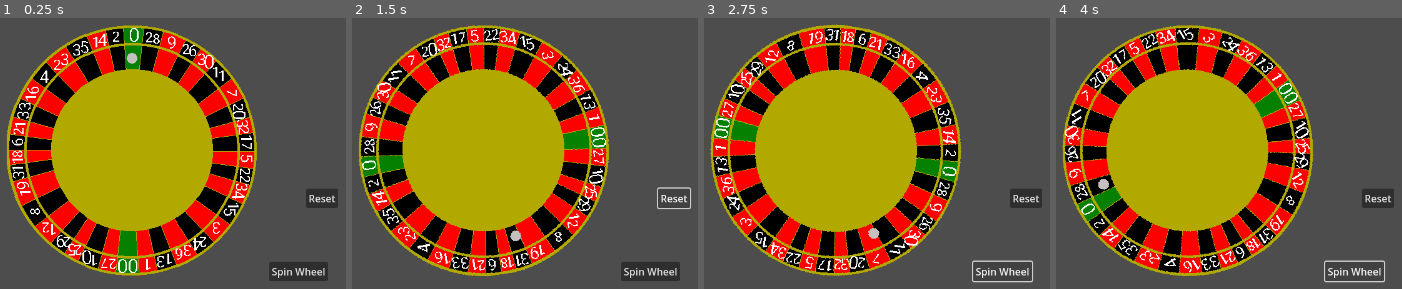
Above: before the commit, frames 1-4 (left to right).
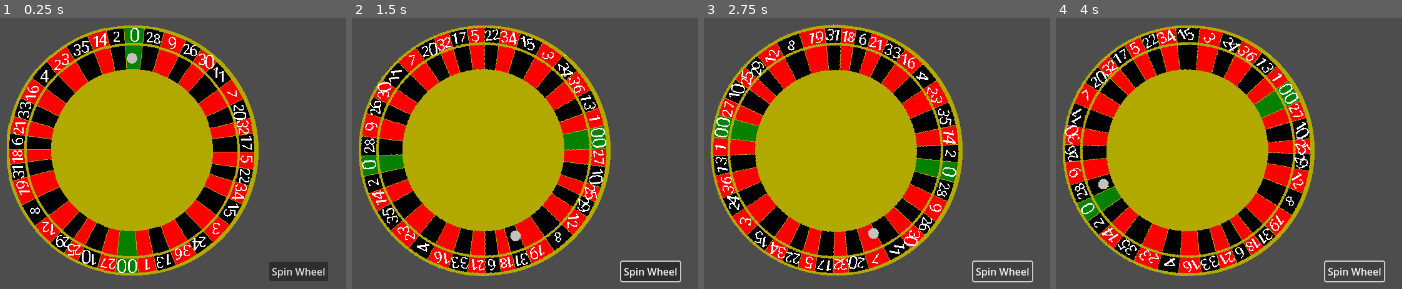
Above: after the commit, the same moments.

Repository: OwenFrakes/congressAppChallenge
Game: Godot game, scene res://Scenes/Roulette.tscn
Two runs of this game, one before a commit and one after it. Both use one fixed random seed, a clock stepped at 60 frames per second and the inputs below. This scene is started directly instead of the project's main scene.
Inputs (mouse positions are in pixels of both pictures, inside the frame that each line leads up to):
- Up to frame 1 (0.25 s): no input
- Up to frame 2 (1.5 s): click "Spin Wheel" at 0.5 s; click (673, 199) at 1.25 s, where only the run before the commit has a clickable "Reset"
- Up to frame 3 (2.75 s): click "Spin Wheel" at 2 s
- Up to frame 4 (4 s): click "Spin Wheel" at 2.75 s

The runs differ from the first frame. In frame 1, 7.3% of the frame differs, in the area x 2-98%, y 2-96%; in frame 2, 6.9%; in frame 3, 7.1%; in frame 4, 7.2%.

Commit message:
Finding where the ball lands
Moved all the code to when the ball stops instead of when the wheel stops. Also made the wheel more accutrate based on global rotation.

Diff:
--- a/Scenes/Roulette.tscn
+++ b/Scenes/Roulette.tscn
@@ -7,16 +7,21 @@
 
 [node name="Roulette" type="Node2D"]
 
+[node name="Hidden wheel" type="Sprite2D" parent="."]
+position = Vector2(649, 332)
+texture = ExtResource("1_03cgx")
+
 [node name="Roulette wheel" type="Sprite2D" parent="."]
 texture_filter = 1
 position = Vector2(646, 332)
-rotation = 0.00677012
+rotation = 0.0115558
 texture = ExtResource("1_03cgx")
 script = ExtResource("2_11oam")
 
 [node name="Ball" type="Sprite2D" parent="."]
 texture_filter = 1
 position = Vector2(647, 331)
+rotation = 0.00206168
 texture = ExtResource("3_b2ls2")
 script = ExtResource("4_q07vo")
 
@@ -26,10 +31,3 @@
 offset_right = 960.0
 offset_bottom = 541.0
 text = "Spin Wheel"
-
-[node name="Button2" type="Button" parent="."]
-offset_left = 925.0
-offset_top = 393.0
-offset_right = 976.0
-offset_bottom = 424.0
-text = "Reset"
--- a/Scenes/ball.gd
+++ b/Scenes/ball.gd
@@ -30,6 +30,91 @@
 				spinning = false
 			#set rotation to new current angle
 			self.rotation = current_angle
+		if !spinning:
+			var angle=$"../Roulette wheel".global_rotation_degrees
+			var ball_angle= self.global_rotation_degrees
+			print(angle)
+			print(ball_angle)
+			angle = angle+ball_angle*-1
+			print(angle)
+			var new_angle: int=angle
+			print(new_angle%180)
+			if new_angle%180>=5 && new_angle%180<=12:
+				print("2, BLACK, EVEN, 1-18, 1st 12, 2nd 2 to 1")
+			elif new_angle%180>=13 && new_angle%180<=21:
+				print("14, RED, EVEN, 1-18, 2nd 12, 2nd 2 to 1")
+			elif new_angle%180>=22 && new_angle%180<=32:
+				print("35, BLACK, ODD, 19-36, 3rd 12, 2nd 2 to 1")
+			elif new_angle%180>=33 && new_angle%180<=44:
+				print("23, RED, ODD, 19-36, 2nd 12, 2nd 2 to 1")
+			elif new_angle%180>=45 && new_angle%180<=54:
+				print("4, BLACK, EVEN, 1-18, 1st 12, 1st 2 to 1")
+			elif new_angle%180>=55 && new_angle%180<=65:
+				print("16, RED, EVEN, 1-18, 2nd 12, 1st 2 to 1")
+			elif new_angle%180>=66 && new_angle%180<=74:
+				print("33, BLACK, ODD, 19-36, 3rd 12, 3rd 2 to 1")
+			elif new_angle%180>=75 && new_angle%180<=82:
+				print("21, RED, ODD, 19-36, 2nd 12, 3rd 2 to 1")
+			elif new_angle%180>=83 && new_angle%180<=90:
+				print("6, BLACK, EVEN, 1-18, 1st 12, 3rd 2 to 1")
+			elif new_angle%180>=91 && new_angle%180<=96:
+				print("18, RED, EVEN, 1-18, 2nd 12, 3rd 2 to 1")
+			elif new_angle%180>=97 && new_angle%180<=104:
+				print("31, BLACK, ODD, 19-36, 3rd 12, 1st 2 to 1")
+			elif new_angle%180>=105 && new_angle%180<=117:
+				print("19, RED, ODD, 19-36, 2nd 12, 1st 2 to 1")
+			elif new_angle%180>=118 && new_angle%180<=128:
+				print("8, BLACK, EVEN, 1-18, 1st 12, 2nd 2 to 1")
+			elif new_angle%180>=129 && new_angle%180<=139:
+				print("12, RED, EVEN, 1-18, 1st 12, 3rd 2 to 1")
+			elif new_angle%180>=140 && new_angle%180<=147:
+				print("29, BLACK, ODD, 19-36, 3rd 12, 2nd 2 to 1")
+			elif new_angle%180>=148 && new_angle%180<=154:
+				print("25, RED, ODD, 19-36, 3rd 12, 1st 2 to 1")
+			elif new_angle%180>=155 && new_angle%180<=164:
+				print("10, BLACK, EVEN, 1-18, 1st 12, 1st 2 to 1")
+			elif new_angle%180>=165 && new_angle%180<=172:
+				print("27, RED, ODD, 19-36, 3rd 12, 3rd 2 to 1")
+			elif new_angle%180>=-4 && new_angle%180<=4:
+				print("0, Green")
+			elif new_angle%180>=-175 && new_angle%180<=-167:
+				print("1, RED, ODD, 1-18, 1st 12, 1st 2 to 1")
+			elif new_angle%180>=-166 && new_angle%180<=-158:
+				print("13, BLACK, ODD, 1-18, 2nd 12, 1st 2 to 1")
+			elif new_angle%180>=-157 && new_angle%180<=-147:
+				print("36, RED, EVEN, 19-36, 3rd 12, 3rd 2 to 1")
+			elif new_angle%180>=-146 && new_angle%180<=-138:
+				print("24, BLACK, EVEN, 19-36, 2nd 12, 3rd 2 to 1")
+			elif new_angle%180>=-137 && new_angle%180<=-126:
+				print("3, RED, ODD, 1-18, 1st 12, 3rd 2 to 1")
+			elif new_angle%180>=-125 && new_angle%180<=-115:
+				print("15, BLACK, ODD, 1-18, 2nd 12, 3rd 2 to 1")
+			elif new_angle%180>=-114 && new_angle%180<=-106:
+				print("34, RED, EVEN, 19-36, 3rd 12, 1st 2 to 1")
+			elif new_angle%180>=-105 && new_angle%180<=-98:
+				print("22, BLACK, EVEN, 19-36, 2nd 12, 1st 2 to 1")
+			elif new_angle%180>=-97 && new_angle%180<=-89:
+				print("5, RED, ODD, 1-18, 1st 12, 2nd 2 to 1")
+			elif new_angle%180>=-88 && new_angle%180<=-81:
+				print("17, BLACK, ODD, 1-18, 2nd 12, 2nd 2 to 1")
+			elif new_angle%180>=-80 && new_angle%180<=-73:
+				print("32, RED, EVEN, 19-36, 3rd 12, 2nd 2 to 1")
+			elif new_angle%180>=-72 && new_angle%180<=-65:
+				print("20, BLACK, EVEN, 19-36, 2nd 12, 2nd 2 to 1")
+			elif new_angle%180>=-64 && new_angle%180<=-54:
+				print("7, RED, ODD, 1-18, 1st 12, 1st 2 to 1")
+			elif new_angle%180>=-53 && new_angle%180<=-43:
+				print("11, BLACK, ODD, 1-18, 1st 12, 2nd 2 to 1")
+			elif new_angle%180>=-42 && new_angle%180<=-33:
+				print("30, RED, EVEN, 19-36, 3rd 12, 3rd 2 to 1")
+			elif new_angle%180>=-32 && new_angle%180<=-26:
+				print("26, BLACK, EVEN, 19-36, 3rd 12, 2nd 2 to 1")
+			elif new_angle%180>=-25 && new_angle%180<=-15:
+				print("9, RED, ODD, 1-18, 1st 12, 3rd 2 to 1")
+			elif new_angle%180>=-14 && new_angle%180<=-5:
+				print("28, BLACK, EVEN, 19-36, 3rd 12, 1st 2 to 1")
+			else:
+				print("00, Green")
 func on_button_pressed():
 	#create a random power for the ball
 	spin_velocity = randf_range(-1000,-10000)
--- a/Scenes/roulette_wheel.gd
+++ b/Scenes/roulette_wheel.gd
@@ -34,92 +34,91 @@
 			#set rotation to new current angle
 			self.rotation = current_angle
 
-		if !spinning:
-			var angle=self.rotation
-			var ball = $"../Ball"
-			var ball_angle=ball.rotation
-			print(angle)
-			print(ball_angle)
-			angle = abs(angle+ball_angle)
-			print(angle)
-			var new_angle: int=angle
-			print(new_angle%360)
-			if new_angle%360>=346 && new_angle%360<=354:
-				print("2, BLACK, EVEN, 1-18, 1st 12, 2nd 2 to 1")
-			elif new_angle%360>=335 && new_angle%360<=345:
-				print("14, RED, EVEN, 1-18, 2nd 12, 2nd 2 to 1")
-			elif new_angle%360>=326 && new_angle%360<=334:
-				print("35, BLACK, ODD, 19-36, 3rd 12, 2nd 2 to 1")
-			elif new_angle%360>=317 && new_angle%360<=325:
-				print("23, RED, ODD, 19-36, 2nd 12, 2nd 2 to 1")
-			elif new_angle%360>=306 && new_angle%360<=316:
-				print("4, BLACK, EVEN, 1-18, 1st 12, 1st 2 to 1")
-			elif new_angle%360>=296 && new_angle%360<=305:
-				print("16, RED, EVEN, 1-18, 2nd 12, 1st 2 to 1")
-			elif new_angle%360>=286 && new_angle%360<=295:
-				print("33, BLACK, ODD, 19-36, 3rd 12, 3rd 2 to 1")
-			elif new_angle%360>=279 && new_angle%360<=285:
-				print("21, RED, ODD, 19-36, 2nd 12, 3rd 2 to 1")
-			elif new_angle%360>=270 && new_angle%360<=278:
-				print("6, BLACK, EVEN, 1-18, 1st 12, 3rd 2 to 1")
-			elif new_angle%360>=262 && new_angle%360<=269:
-				print("18, RED, EVEN, 1-18, 2nd 12, 3rd 2 to 1")
-			elif new_angle%360>=254 && new_angle%360<=261:
-				print("31, BLACK, ODD, 19-36, 3rd 12, 1st 2 to 1")
-			elif new_angle%360>=245 && new_angle%360<=253:
-				print("19, RED, ODD, 19-36, 2nd 12, 1st 2 to 1")
-			elif new_angle%360>=234 && new_angle%360<=244:
-				print("8, BLACK, EVEN, 1-18, 1st 12, 2nd 2 to 1")
-			elif new_angle%360>=223 && new_angle%360<=233:
-				print("12, RED, EVEN, 1-18, 1st 12, 3rd 2 to 1")
-			elif new_angle%360>=213 && new_angle%360<=222:
-				print("29, BLACK, ODD, 19-36, 3rd 12, 2nd 2 to 1")
-			elif new_angle%360>=202 && new_angle%360<=212:
-				print("25, RED, ODD, 19-36, 3rd 12, 1st 2 to 1")
-			elif new_angle%360>=193 && new_angle%360<=201:
-				print("10, BLACK, EVEN, 1-18, 1st 12, 1st 2 to 1")
-			elif new_angle%360>=184 && new_angle%360<=192:
-				print("27, RED, ODD, 19-36, 3rd 12, 3rd 2 to 1")
-			elif new_angle%360>=173 && new_angle%360<=183:
-				print("00, Green")
-			elif new_angle%360>=165 && new_angle%360<=172:
-				print("1, RED, ODD, 1-18, 1st 12, 1st 2 to 1")
-			elif new_angle%360>=155 && new_angle%360<=165:
-				print("13, BLACK, ODD, 1-18, 2nd 12, 1st 2 to 1")
-			elif new_angle%360>=148 && new_angle%360<=154:
-				print("36, RED, EVEN, 19-36, 3rd 12, 3rd 2 to 1")
-			elif new_angle%360>=140 && new_angle%360<=147:
-				print("24, BLACK, EVEN, 19-36, 2nd 12, 3rd 2 to 1")
-			elif new_angle%360>=129 && new_angle%360<=139:
-				print("3, RED, ODD, 1-18, 1st 12, 3rd 2 to 1")
-			elif new_angle%360>=118 && new_angle%360<=128:
-				print("15, BLACK, ODD, 1-18, 2nd 12, 3rd 2 to 1")
-			elif new_angle%360>=105 && new_angle%360<=117:
-				print("34, RED, EVEN, 19-36, 3rd 12, 1st 2 to 1")
-			elif new_angle%360>=97 && new_angle%360<=104:
-				print("22, BLACK, EVEN, 19-36, 2nd 12, 1st 2 to 1")
-			elif new_angle%360>=91 && new_angle%360<=96:
-				print("5, RED, ODD, 1-18, 1st 12, 2nd 2 to 1")
-			elif new_angle%360>=83 && new_angle%360<=90:
-				print("17, BLACK, ODD, 1-18, 2nd 12, 2nd 2 to 1")
-			elif new_angle%360>=75 && new_angle%360<=82:
-				print("32, RED, EVEN, 19-36, 3rd 12, 2nd 2 to 1")
-			elif new_angle%360>=66 && new_angle%360<=74:
-				print("20, BLACK, EVEN, 19-36, 2nd 12, 2nd 2 to 1")
-			elif new_angle%360>=55 && new_angle%360<=65:
-				print("7, RED, ODD, 1-18, 1st 12, 1st 2 to 1")
-			elif new_angle%360>=45 && new_angle%360<=54:
-				print("11, BLACK, ODD, 1-18, 1st 12, 2nd 2 to 1")
-			elif new_angle%360>=33 && new_angle%360<=44:
-				print("30, RED, EVEN, 19-36, 3rd 12, 3rd 2 to 1")
-			elif new_angle%360>=22 && new_angle%360<=32:
-				print("26, BLACK, EVEN, 19-36, 3rd 12, 2nd 2 to 1")
-			elif new_angle%360>=13 && new_angle%360<=21:
-				print("9, RED, ODD, 1-18, 1st 12, 3rd 2 to 1")
-			elif new_angle%360>=5 && new_angle%360<=12:
-				print("28, BLACK, EVEN, 19-36, 3rd 12, 1st 2 to 1")
-			else:
-				print("0, Green")
+		#if !spinning:
+			#var angle=self.global_rotation_degrees
+			#var ball_angle= $"../Ball".global_rotation_degrees
+			#print(angle)
+			#print(ball_angle)
+			#angle = angle+ball_angle
+			#print(angle)
+			#var new_angle: int=angle
+			#print(new_angle%180)
+			#if new_angle%180>=5 && new_angle%180<=12:
+				#print("2, BLACK, EVEN, 1-18, 1st 12, 2nd 2 to 1")
+			#elif new_angle%180>=13 && new_angle%180<=21:
+				#print("14, RED, EVEN, 1-18, 2nd 12, 2nd 2 to 1")
+			#elif new_angle%180>=22 && new_angle%180<=32:
+				#print("35, BLACK, ODD, 19-36, 3rd 12, 2nd 2 to 1")
+			#elif new_angle%180>=33 && new_angle%180<=44:
+				#print("23, RED, ODD, 19-36, 2nd 12, 2nd 2 to 1")
+			#elif new_angle%180>=45 && new_angle%180<=54:
+				#print("4, BLACK, EVEN, 1-18, 1st 12, 1st 2 to 1")
+			#elif new_angle%180>=55 && new_angle%180<=65:
+				#print("16, RED, EVEN, 1-18, 2nd 12, 1st 2 to 1")
+			#elif new_angle%180>=66 && new_angle%180<=74:
+				#print("33, BLACK, ODD, 19-36, 3rd 12, 3rd 2 to 1")
+			#elif new_angle%180>=75 && new_angle%180<=82:
+				#print("21, RED, ODD, 19-36, 2nd 12, 3rd 2 to 1")
+			#elif new_angle%180>=83 && new_angle%180<=90:
+				#print("6, BLACK, EVEN, 1-18, 1st 12, 3rd 2 to 1")
+			#elif new_angle%180>=91 && new_angle%180<=96:
+				#print("18, RED, EVEN, 1-18, 2nd 12, 3rd 2 to 1")
+			#elif new_angle%180>=97 && new_angle%180<=104:
+				#print("31, BLACK, ODD, 19-36, 3rd 12, 1st 2 to 1")
+			#elif new_angle%180>=105 && new_angle%180<=117:
+				#print("19, RED, ODD, 19-36, 2nd 12, 1st 2 to 1")
+			#elif new_angle%180>=118 && new_angle%180<=128:
+				#print("8, BLACK, EVEN, 1-18, 1st 12, 2nd 2 to 1")
+			#elif new_angle%180>=129 && new_angle%180<=139:
+				#print("12, RED, EVEN, 1-18, 1st 12, 3rd 2 to 1")
+			#elif new_angle%180>=140 && new_angle%180<=147:
+				#print("29, BLACK, ODD, 19-36, 3rd 12, 2nd 2 to 1")
+			#elif new_angle%180>=148 && new_angle%180<=154:
+				#print("25, RED, ODD, 19-36, 3rd 12, 1st 2 to 1")
+			#elif new_angle%180>=155 && new_angle%180<=164:
+				#print("10, BLACK, EVEN, 1-18, 1st 12, 1st 2 to 1")
+			#elif new_angle%180>=165 && new_angle%180<=172:
+				#print("27, RED, ODD, 19-36, 3rd 12, 3rd 2 to 1")
+			#elif new_angle%180>=-4 && new_angle%180<=4:
+				#print("0, Green")
+			#elif new_angle%180>=-175 && new_angle%180<=-167:
+				#print("1, RED, ODD, 1-18, 1st 12, 1st 2 to 1")
+			#elif new_angle%180>=-166 && new_angle%180<=-158:
+				#print("13, BLACK, ODD, 1-18, 2nd 12, 1st 2 to 1")
+			#elif new_angle%180>=-157 && new_angle%180<=-147:
+				#print("36, RED, EVEN, 19-36, 3rd 12, 3rd 2 to 1")
+			#elif new_angle%180>=-146 && new_angle%180<=-138:
+				#print("24, BLACK, EVEN, 19-36, 2nd 12, 3rd 2 to 1")
+			#elif new_angle%180>=-137 && new_angle%180<=-126:
+				#print("3, RED, ODD, 1-18, 1st 12, 3rd 2 to 1")
+			#elif new_angle%180>=-125 && new_angle%180<=-115:
+				#print("15, BLACK, ODD, 1-18, 2nd 12, 3rd 2 to 1")
+			#elif new_angle%180>=-114 && new_angle%180<=-106:
+				#print("34, RED, EVEN, 19-36, 3rd 12, 1st 2 to 1")
+			#elif new_angle%180>=-105 && new_angle%180<=-98:
+				#print("22, BLACK, EVEN, 19-36, 2nd 12, 1st 2 to 1")
+			#elif new_angle%180>=-97 && new_angle%180<=-89:
+				#print("5, RED, ODD, 1-18, 1st 12, 2nd 2 to 1")
+			#elif new_angle%180>=-88 && new_angle%180<=-81:
+				#print("17, BLACK, ODD, 1-18, 2nd 12, 2nd 2 to 1")
+			#elif new_angle%180>=-80 && new_angle%180<=-73:
+				#print("32, RED, EVEN, 19-36, 3rd 12, 2nd 2 to 1")
+			#elif new_angle%180>=-72 && new_angle%180<=-65:
+				#print("20, BLACK, EVEN, 19-36, 2nd 12, 2nd 2 to 1")
+			#elif new_angle%180>=-64 && new_angle%180<=-54:
+				#print("7, RED, ODD, 1-18, 1st 12, 1st 2 to 1")
+			#elif new_angle%180>=-53 && new_angle%180<=-43:
+				#print("11, BLACK, ODD, 1-18, 1st 12, 2nd 2 to 1")
+			#elif new_angle%180>=-42 && new_angle%180<=-33:
+				#print("30, RED, EVEN, 19-36, 3rd 12, 3rd 2 to 1")
+			#elif new_angle%180>=-32 && new_angle%180<=-26:
+				#print("26, BLACK, EVEN, 19-36, 3rd 12, 2nd 2 to 1")
+			#elif new_angle%180>=-25 && new_angle%180<=-15:
+				#print("9, RED, ODD, 1-18, 1st 12, 3rd 2 to 1")
+			#elif new_angle%180>=-14 && new_angle%180<=-5:
+				#print("28, BLACK, EVEN, 19-36, 3rd 12, 1st 2 to 1")
+			#else:
+				#print("00, Green")
 
 func on_button_pressed():
 	#create a random power for the wheel
